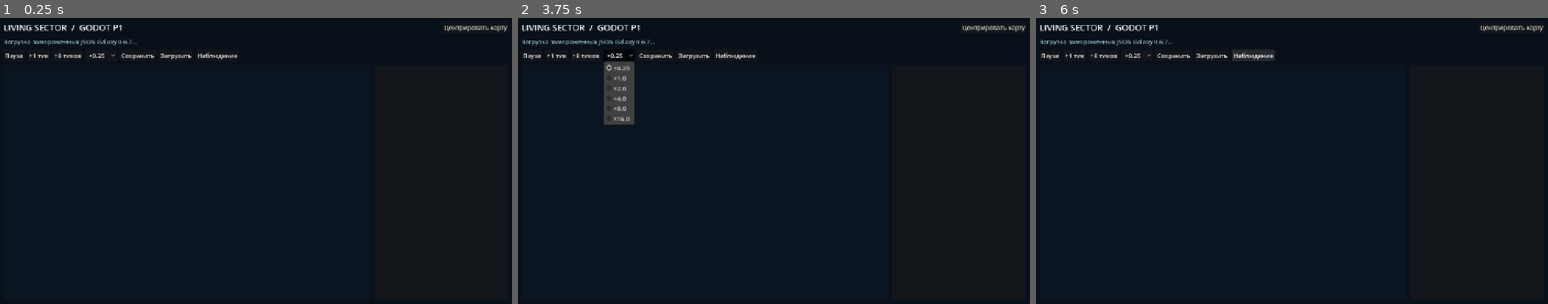
Above: before the commit, frames 1-3 (left to right).
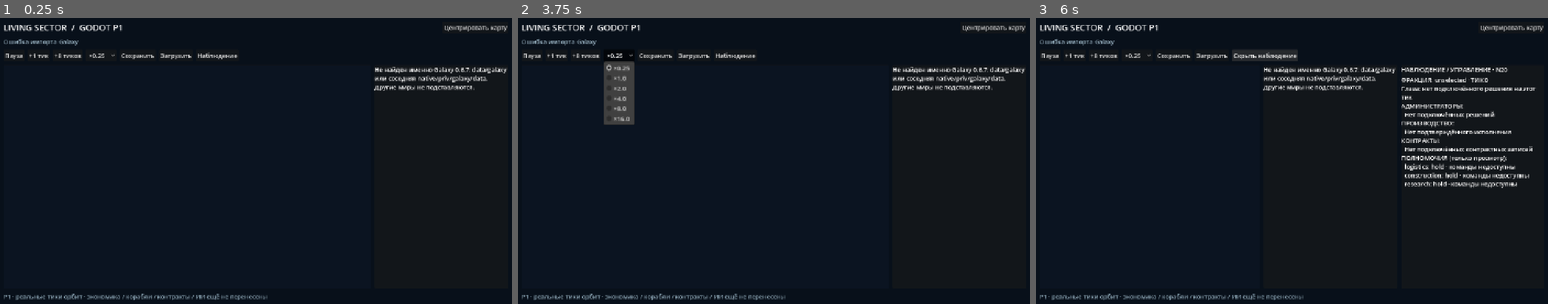
Above: after the commit, the same moments.

Repository: Mefits/Living-Sector
Game: Godot game, scene res://scenes/main.tscn
Two runs of this game, one before a commit and one after it. Both use one fixed random seed, a clock stepped at 60 frames per second and the inputs below.
Inputs:
- Up to frame 1 (0.25 s): no input
- Up to frame 2 (3.75 s): click "Центрировать карту" at 0.5 s; click "Пауза" at 1.25 s; click "+1 тик" at 2 s; click "+8 тиков" at 2.75 s; click "×0.25" at 3.5 s
- Up to frame 3 (6 s): click "Сохранить" at 4.25 s; click "Загрузить" at 5 s; click "Наблюдение" at 5.75 s

The runs differ from the first frame. In frame 1, 1.6% of the frame differs, in the area x 0-100%, y 7-99%; in frame 2, 1.6%; in frame 3, 4.7%, in the area x 0-98%, y 7-99%.
Error before the commit: Parse Error: The member "Projection" cannot have the same name as a builtin type. (res://scripts/observer_panel.gd:3)

Commit message:
fix(godot 4.7): avoid built-in Projection type name in observer script

Diff:
--- a/godot/scripts/observer_panel.gd
+++ b/godot/scripts/observer_panel.gd
@@ -1,6 +1,6 @@
 extends PanelContainer
 ## N20 observational UI: no command buttons until real executor is wired.
-const Projection = preload("res://scripts/sim/observer/observer_projection.gd")
+const ObserverProjection = preload("res://scripts/sim/observer/observer_projection.gd")
 var _label: RichTextLabel
 
 func _ready() -> void:
@@ -17,6 +17,6 @@
     show_observation(0, "unselected", {})
 
 func show_observation(tick: int, faction_id: String, state: Dictionary) -> void:
-    var text_value: String = Projection.describe(Projection.build(tick, faction_id, state))
+    var text_value: String = ObserverProjection.describe(ObserverProjection.build(tick, faction_id, state))
     if _label:
         _label.text = text_value
